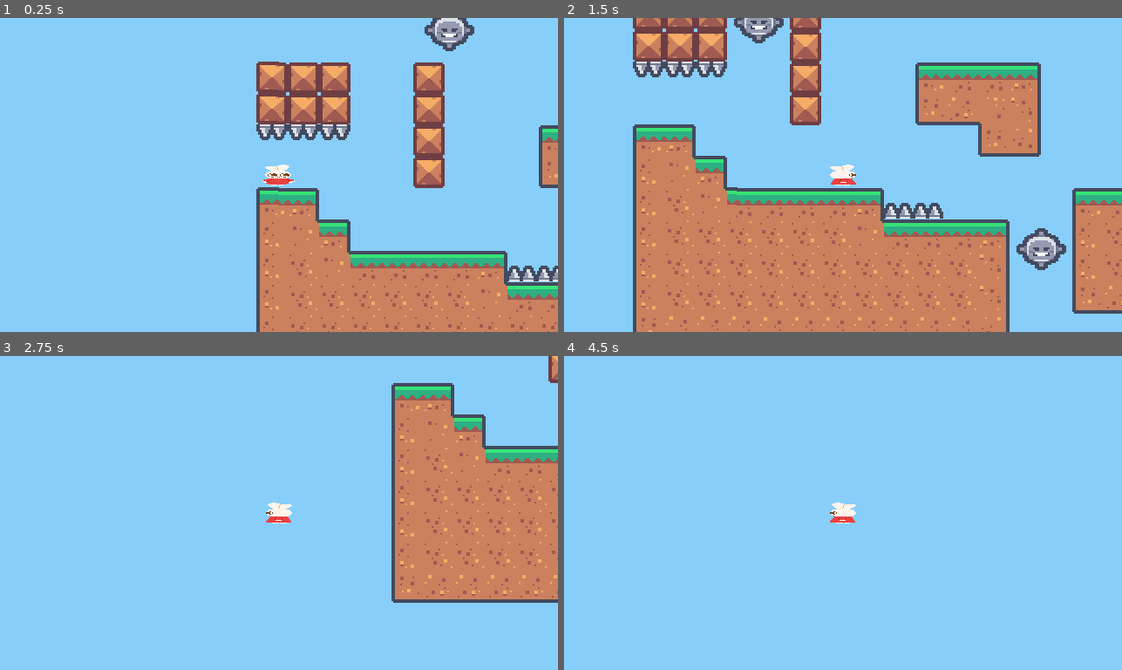
Above: before the commit, frames 1-4 (two rows, left to right).
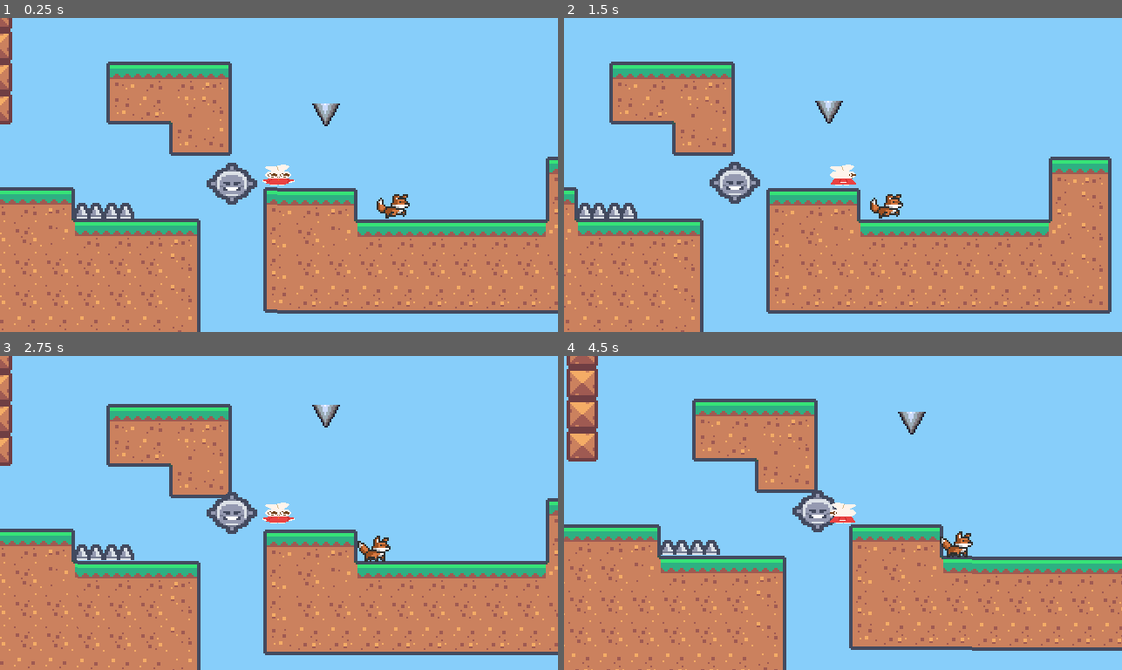
Above: after the commit, the same moments.

Repository: yokitann/Paninis-Cooking
Game: Godot game, scene res://platformer.tscn
The game is run twice, just before and just after one commit, with the same random seed, the same clock (stepped at 60 frames per second) and the same inputs. The project has no main scene, so this scene is started directly.
Inputs:
- Up to frame 1 (0.25 s): no input
- Up to frame 2 (1.5 s): hold E (talk) 0.53-1.28 s; hold Right (move_right) from 0.53 s (still down); tap W (move_up) at 0.77 s; tap E (talk) at 1.35 s
- Up to frame 3 (2.75 s): tap W (move_up) at 1.52 s; release Right (move_right) at 2.03 s; hold Left (move_left) from 2.03 s (still down); hold E (talk) from 2.03 s (still down)
- Up to frame 4 (4.5 s): release Left (move_left) at 2.78 s; release E (talk) at 2.78 s; hold Right (move_right) 2.78-4.28 s; tap E (talk) at 2.85, 4.35 s; tap W (move_up) at 3.02, 3.77 s; hold E (talk) 3.53-4.28 s; hold Left (move_left) from 4.28 s (still down)

The runs differ from the first frame. In frame 1, 43% of the frame differs, in the area x 0-100%, y 0-100%; in frame 2, 45%; in frame 3, 51%; in frame 4, 42%.
Error after the commit: Invalid access to property or key 'texture' on a base object of type 'Nil'. (res://stomp_enemy.gd:7)

Commit message:
StompEnemy

Diff:
--- a/moving_enemy.tscn
+++ b/moving_enemy.tscn
@@ -7,8 +7,10 @@
 [sub_resource type="CircleShape2D" id="CircleShape2D_gkk4j"]
 radius = 9.0
 
-[sub_resource type="Animation" id="Animation_w5ivt"]
-length = 0.001
+[sub_resource type="Animation" id="Animation_buqdt"]
+resource_name = "MoveAlongPathBounce"
+length = 6.0
+loop_mode = 1
 tracks/0/type = "value"
 tracks/0/imported = false
 tracks/0/enabled = true
@@ -16,10 +18,10 @@
 tracks/0/interp = 1
 tracks/0/loop_wrap = true
 tracks/0/keys = {
-"times": PackedFloat32Array(0),
-"transitions": PackedFloat32Array(1),
+"times": PackedFloat32Array(0, 6),
+"transitions": PackedFloat32Array(1, 1),
 "update": 0,
-"values": [1.0]
+"values": [0.0, 1.0]
 }
 
 [sub_resource type="Animation" id="Animation_f1tir"]
@@ -39,10 +41,8 @@
 "values": [0.0, 1.0]
 }
 
-[sub_resource type="Animation" id="Animation_buqdt"]
-resource_name = "MoveAlongPathBounce"
-length = 6.0
-loop_mode = 1
+[sub_resource type="Animation" id="Animation_w5ivt"]
+length = 0.001
 tracks/0/type = "value"
 tracks/0/imported = false
 tracks/0/enabled = true
@@ -50,10 +50,10 @@
 tracks/0/interp = 1
 tracks/0/loop_wrap = true
 tracks/0/keys = {
-"times": PackedFloat32Array(0, 6),
-"transitions": PackedFloat32Array(1, 1),
+"times": PackedFloat32Array(0),
+"transitions": PackedFloat32Array(1),
 "update": 0,
-"values": [0.0, 1.0]
+"values": [1.0]
 }
 
 [sub_resource type="AnimationLibrary" id="AnimationLibrary_gtv5r"]
--- a/platformer.tscn
+++ b/platformer.tscn
@@ -6,6 +6,7 @@
 [ext_resource type="PackedScene" uid="uid://d2cqqo81s4i1s" path="res://spike.tscn" id="3_ax017"]
 [ext_resource type="PackedScene" uid="uid://ceyrfcf5pdl0f" path="res://walking_enemy.tscn" id="5_tx5od"]
 [ext_resource type="PackedScene" uid="uid://c21tb0ikytk64" path="res://moving_enemy.tscn" id="6_oq487"]
+[ext_resource type="PackedScene" uid="uid://dewouyhspp4xo" path="res://stomp_enemy.tscn" id="7_8k7ng"]
 
 [sub_resource type="TileSetAtlasSource" id="TileSetAtlasSource_67rog"]
 texture = ExtResource("1_e7n4y")
@@ -306,7 +307,7 @@
 
 [node name="PlatformerPlayer" parent="." instance=ExtResource("2_xrqc8")]
 z_index = 10
-position = Vector2(76, 56)
+position = Vector2(324, 90)
 
 [node name="TileMapLayer" type="TileMapLayer" parent="."]
 position = Vector2(9, 9)
@@ -345,3 +346,6 @@
 scale = Vector2(1.2, 1)
 curve = SubResource("Curve2D_ks6yv")
 animation_type = 1
+
+[node name="StompEnemy" parent="." instance=ExtResource("7_8k7ng")]
+position = Vector2(351, 36)
--- /dev/null
+++ b/stomp_enemy.gd
@@ -0,0 +1,42 @@
+extends Node2D
+
+enum State { HOVER, FALL, LAND, RISE }
+
+var state: State = State.HOVER
+var start_position: Vector2
+var sprite_height = sprite.texture.get_height() * sprite.scale.y
+@onready var sprite: Sprite2D = $Sprite2D
+@onready var timer: Timer = $Timer
+@onready var raycast: RayCast2D = $RayCast2D
+
+func _ready():
+	start_position = global_position
+
+func _physics_process(delta: float) -> void:
+	match state:
+		State.HOVER:
+			hover_state()
+		State.FALL:
+			fall_state(delta)
+		State.LAND:
+			land_state()
+		State.RISE:
+			rise_state(delta)
+
+func hover_state() -> void:
+	state = State.FALL
+
+func fall_state(delta) -> void:
+	position.y += 100 * delta
+	if raycast.is_colliding():
+		var collision_point: Vector2 = raycast.get_collision_point()
+		global_position.y = collision_point.y - sprite_height / 2
+		state = State.LAND
+
+func land_state() -> void:
+	state = State.RISE
+
+func rise_state(delta) -> void:
+	position.y = move_toward(position.y, start_position.y, 10 * delta)
+	if position.y == start_position.y:
+		state = State.HOVER
--- /dev/null
+++ b/stomp_enemy.tscn
@@ -0,0 +1,28 @@
+[gd_scene load_steps=5 format=3 uid="uid://dewouyhspp4xo"]
+
+[ext_resource type="Texture2D" uid="uid://240sxrmtkhk4" path="res://16-bit-spike-Sheet.png" id="1_y5iyx"]
+[ext_resource type="Script" path="res://stomp_enemy.gd" id="1_y12ro"]
+[ext_resource type="PackedScene" uid="uid://bviqj3rit4x0x" path="res://hitbox.tscn" id="2_ffyqo"]
+
+[sub_resource type="CircleShape2D" id="CircleShape2D_mjhrf"]
+radius = 8.0
+
+[node name="StompEnemy" type="Node2D"]
+script = ExtResource("1_y12ro")
+
+[node name="Sprite2D" type="Sprite2D" parent="."]
+texture = ExtResource("1_y5iyx")
+region_enabled = true
+region_rect = Rect2(32, 0, 16, 16)
+
+[node name="Hitbox" parent="." instance=ExtResource("2_ffyqo")]
+
+[node name="CollisionShape2D" type="CollisionShape2D" parent="Hitbox"]
+position = Vector2(0, -1)
+shape = SubResource("CircleShape2D_mjhrf")
+
+[node name="RayCast2D" type="RayCast2D" parent="."]
+target_position = Vector2(0, 10)
+
+[node name="Timer" type="Timer" parent="."]
+one_shot = true
Binary file added: 16-bit-spike-Sheet.png
Not shown, added: 16-bit-spike-Sheet.png.import
Not shown: 1 places in platformer.tscn that only renumber resources
